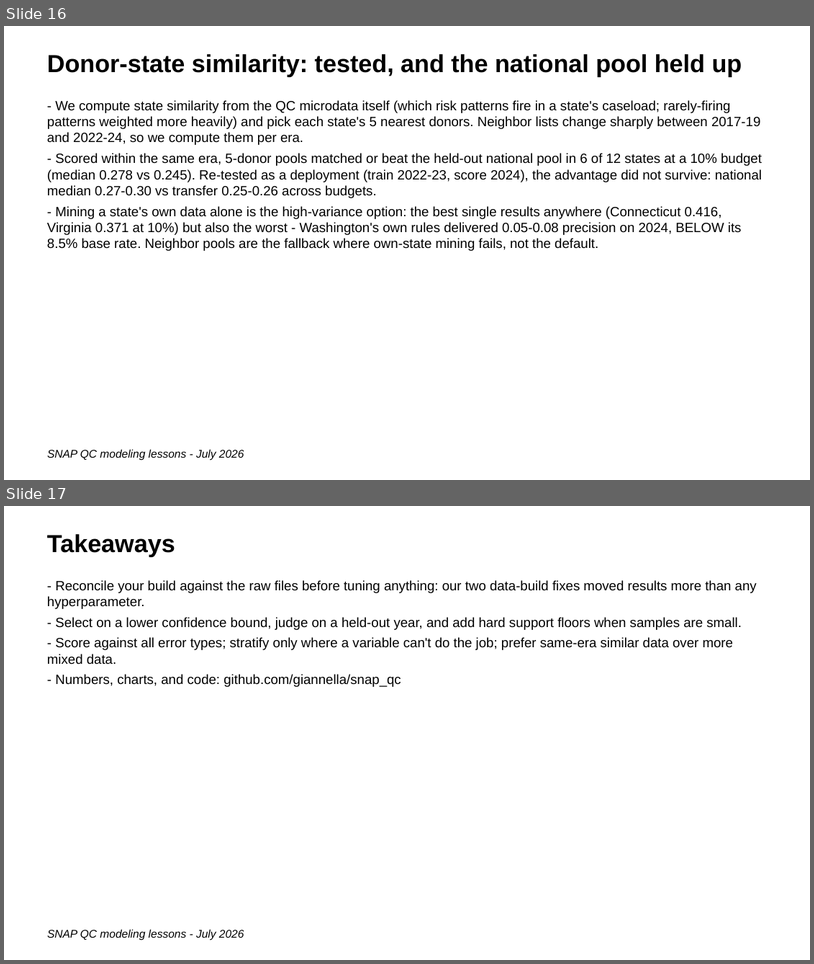
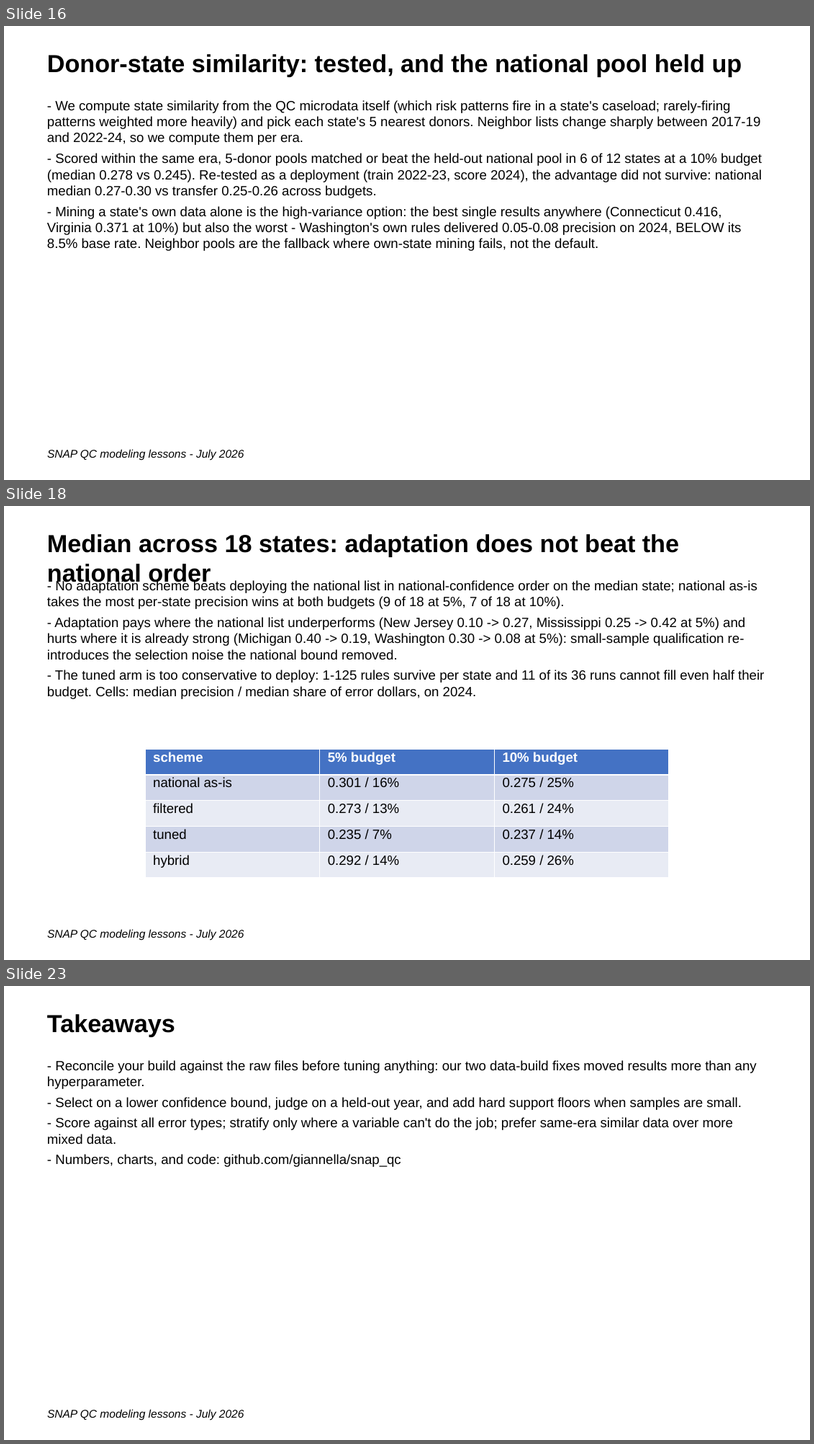
Before and after one commit to giannella/snap_qc, a slide deck: lessons_getting_more_signal_from_snap_qc_data.pptx. Shown one above the other, each under a label of ours: slides 16 and 17 before the commit, slides 16, 18 and 23 after it; the slides between them are not shown. The pictures are 814x964 and 814x1444 pixels, drawn with LibreOffice and Linux fonts; fonts in the diff are those of the drawing. Boxes give left, top, right and bottom in pixels: in the first picture for what was removed or moved away, otherwise in the second. Text is boxed around its words. In the diff, an @@ line names an element or a change of style, - is before the commit and + after.

```diff
--- a/lessons_getting_more_signal_from_snap_qc_data.pptx
+++ b/lessons_getting_more_signal_from_snap_qc_data.pptx
@@ slide 18 added at <box>4,506,810,960</box>, background #FFFFFF @@
@@ text added at <box>47,534,679,586</box>, 22 pt, text #000000, bold @@
+Median across 18 states: adaptation does not beat the national order
@@ text added at <box>47,579,764,699</box>, 12 pt, text #000000 @@
+- No adaptation scheme beats deploying the national list in national-confidence order on the median state; national as-is takes the most per-state precision wins at both budgets (9 of 18 at 5%, 7 of 18 at 10%).
+- Adaptation pays where the national list underperforms (New Jersey 0.10 -> 0.27, Mississippi 0.25 -> 0.42 at 5%) and hurts where it is already strong (Michigan 0.40 -> 0.19, Washington 0.30 -> 0.08 at 5%): small-sample qualification re-introduces the selection noise the national bound removed.
+- The tuned arm is too conservative to deploy: 1-125 rules survive per state and 11 of its 36 runs cannot fill even half their budget. Cells: median precision / median share of error dollars, on 2024.
@@ table added at <box>145,749,670,878</box>, 5 rows, 3 columns @@
+scheme | 5% budget | 10% budget
+national as-is | 0.301 / 16% | 0.275 / 25%
+filtered | 0.273 / 13% | 0.261 / 24%
+tuned | 0.235 / 7% | 0.237 / 14%
+hybrid | 0.292 / 14% | 0.259 / 26%
@@ text added at <box>47,929,244,940</box>, 10 pt, text #000000, italic @@
+SNAP QC modeling lessons - July 2026
@@ what was slide 17 is now slide 23 @@
```
Also in this commit, not shown: 5 other slides added, 36 other files.
